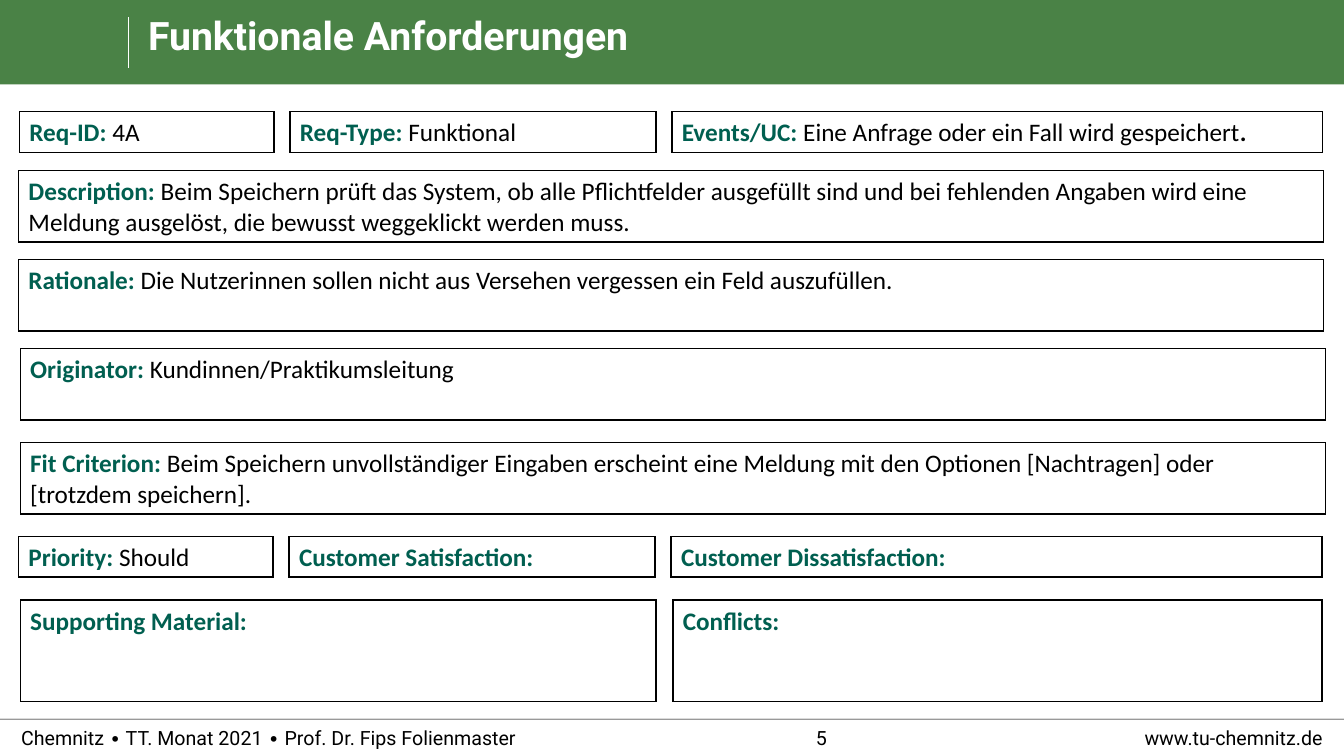
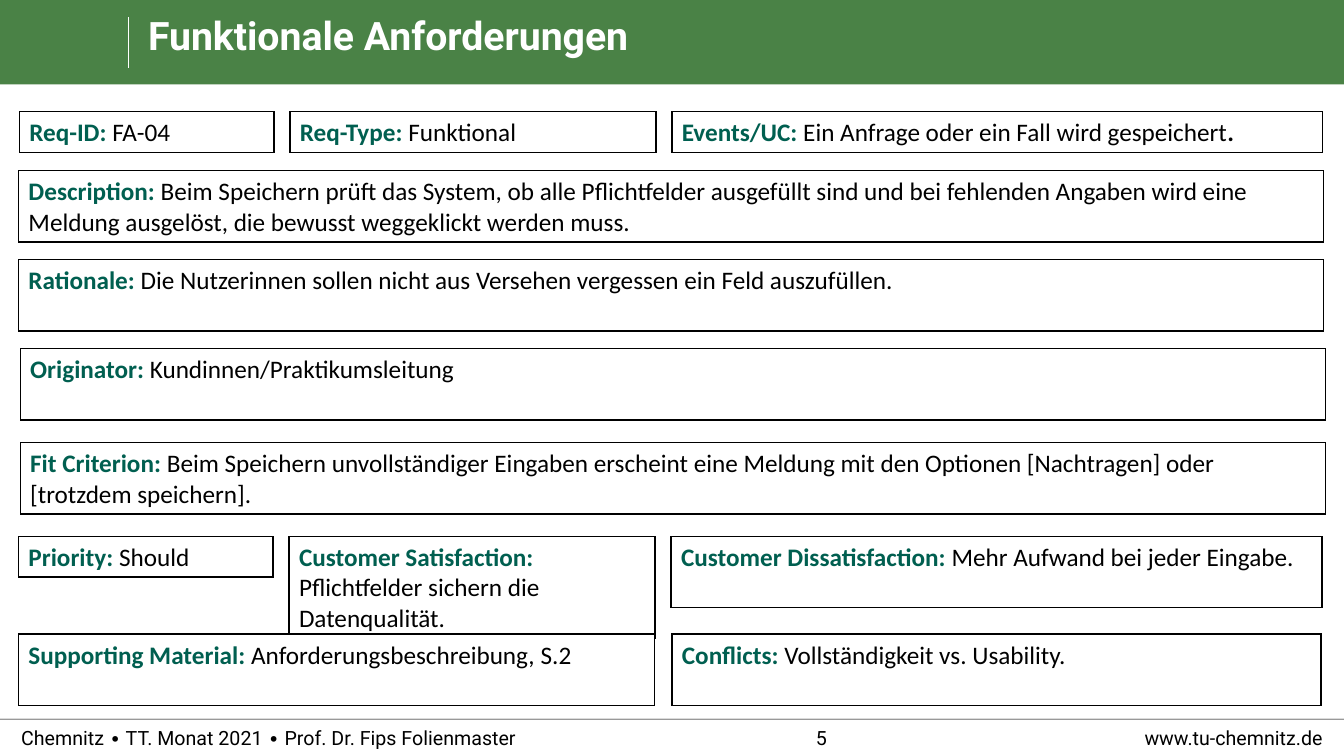
Before and after one commit to RealBiggerBo/Softwaretechnik, a slide deck: slide 5 of SnowCards_Requirements.pptx. Drawn at 1344x756 pixels with LibreOffice and Linux fonts; fonts in the diff are those of the drawing; background and template pictures are left out. Boxes give left, top, right and bottom in pixels: in the first picture for what was removed or moved away, otherwise in the second. Text is boxed around its words. In the diff, an @@ line names an element or a change of style, - is before the commit and + after.

```diff
--- a/SnowCards_Requirements.pptx
+++ b/SnowCards_Requirements.pptx
@@ text in rectangle at (29, 124, 170, 145): text changed @@
-Req-ID: 4A
+Req-ID: FA-04
@@ text in rectangle at (682, 123, 1234, 146): text changed @@
-Events/UC: Eine Anfrage oder ein Fall wird gespeichert.
+Events/UC: Ein Anfrage oder ein Fall wird gespeichert.
@@ rectangle "Customer Satisfaction: Pflichtfelder sichern die ...": place and size @@
-rectangle "Customer Satisfaction: Pflichtfelder sichern die ..." at (289, 536, 655, 577)
+rectangle "Customer Satisfaction: Pflichtfelder sichern die ..." at (289, 536, 655, 638)
@@ rectangle "Customer Dissatisfaction: Mehr Aufwand bei ...": place and size @@
-rectangle "Customer Dissatisfaction: Mehr Aufwand bei ..." at (671, 536, 1323, 577)
+rectangle "Customer Dissatisfaction: Mehr Aufwand bei ..." at (671, 536, 1323, 608)
@@ text in rectangle at (299, 548, 540, 631): text changed; text colour #005F50 to #000000; bold off @@
-Customer Satisfaction:
+Customer Satisfaction: Pflichtfelder sichern die Datenqualität.
@@ text in rectangle at (681, 548, 1294, 571): text changed; text colour #005F50 to #000000; bold off @@
-Customer Dissatisfaction:
+Customer Dissatisfaction: Mehr Aufwand bei jeder Eingabe.
@@ rectangle "Supporting Material: Anforderungsbeschreibung, S.2": place and size @@
-rectangle "Supporting Material: Anforderungsbeschreibung, S.2" at (20, 600, 656, 702)
+rectangle "Supporting Material: Anforderungsbeschreibung, S.2" at (18, 634, 654, 706)
@@ text in rectangle at (28, 646, 572, 669): text changed; text colour #005F50 to #000000; bold off @@
-Supporting Material:
+Supporting Material: Anforderungsbeschreibung, S.2
@@ rectangle "Conflicts: Vollständigkeit vs. Usability.": place and size @@
-rectangle "Conflicts: Vollständigkeit vs. Usability." at (674, 600, 1323, 702)
+rectangle "Conflicts: Vollständigkeit vs. Usability." at (673, 634, 1322, 706)
@@ text in rectangle at (682, 646, 1065, 669): text changed; text colour #005F50 to #000000; bold off @@
-Conflicts:
+Conflicts: Vollständigkeit vs. Usability.
```
Also in this commit, not shown: 27 other slides changed.
